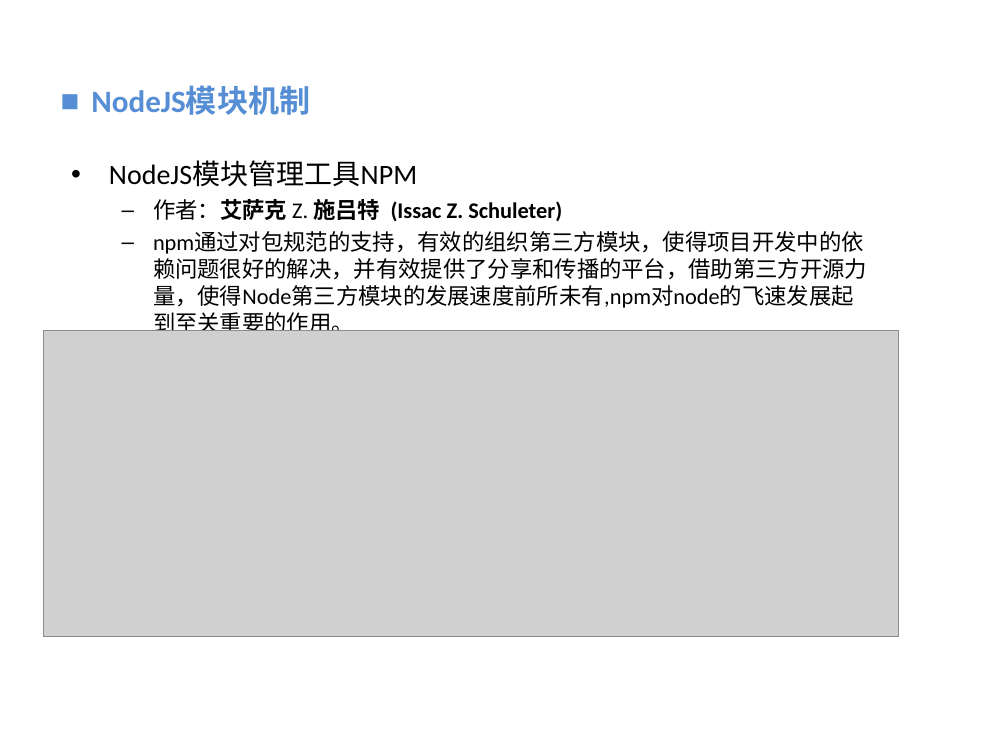
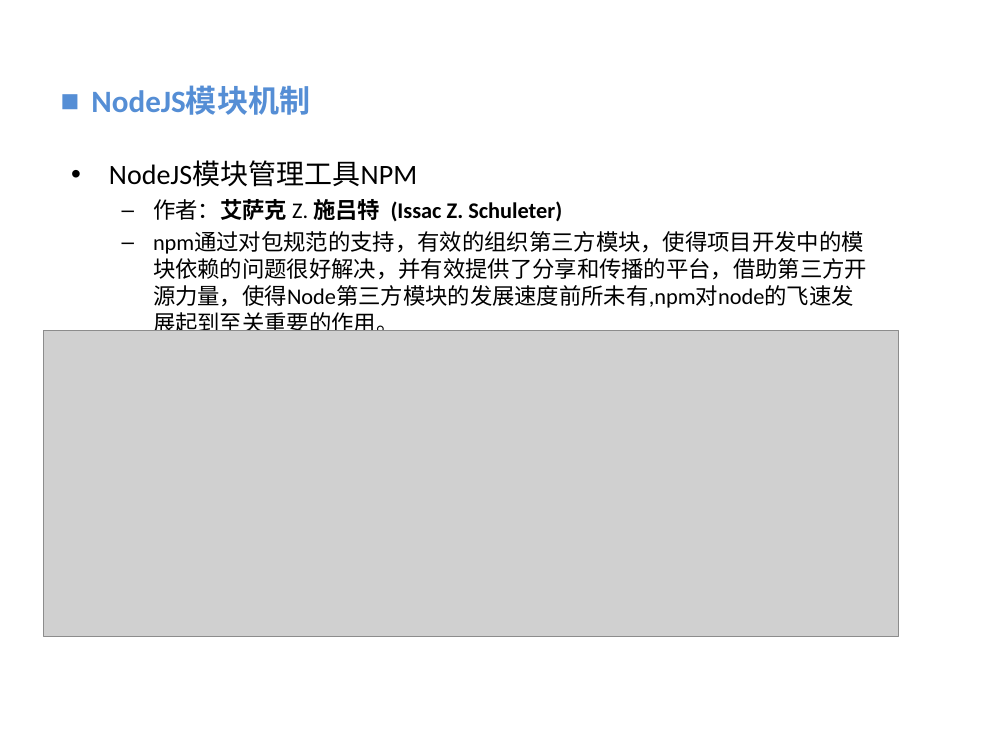
Before and after one commit to vaik/Documents, a slide deck: slide 21 of 我的分享/NodeJS基础概念理解.ppt (slide 20 before the commit). Drawn at 1008x756 pixels with LibreOffice and Linux fonts; fonts in the diff are those of the drawing; grey boxes stand for pictures; background and template pictures are left out. Boxes give left, top, right and bottom in pixels: in the first picture for what was removed or moved away, otherwise in the second. Text is boxed around its words. In the diff, an @@ line names an element or a change of style, - is before the commit and + after.

```diff
--- a/我的分享/NodeJS基础概念理解.ppt
+++ b/我的分享/NodeJS基础概念理解.ppt
@@ text at <box>153,232,867,331</box>: text changed @@
-  – npm通过对包规范的支持，有效的组织第三方模块，使得项目开发中的依赖问题很好的解决，并有效提供了分享和传播的平台，借助第三方开源力量，使得Node第三方模块的发展速度前所未有,npm对node的飞速发展起到至关重要的作用。
+  – npm通过对包规范的支持，有效的组织第三方模块，使得项目开发中的模块依赖的问题很好解决，并有效提供了分享和传播的平台，借助第三方开源力量，使得Node第三方模块的发展速度前所未有,npm对node的飞速发展起到至关重要的作用。
```
Also in this commit, not shown: 9 other slides changed.
